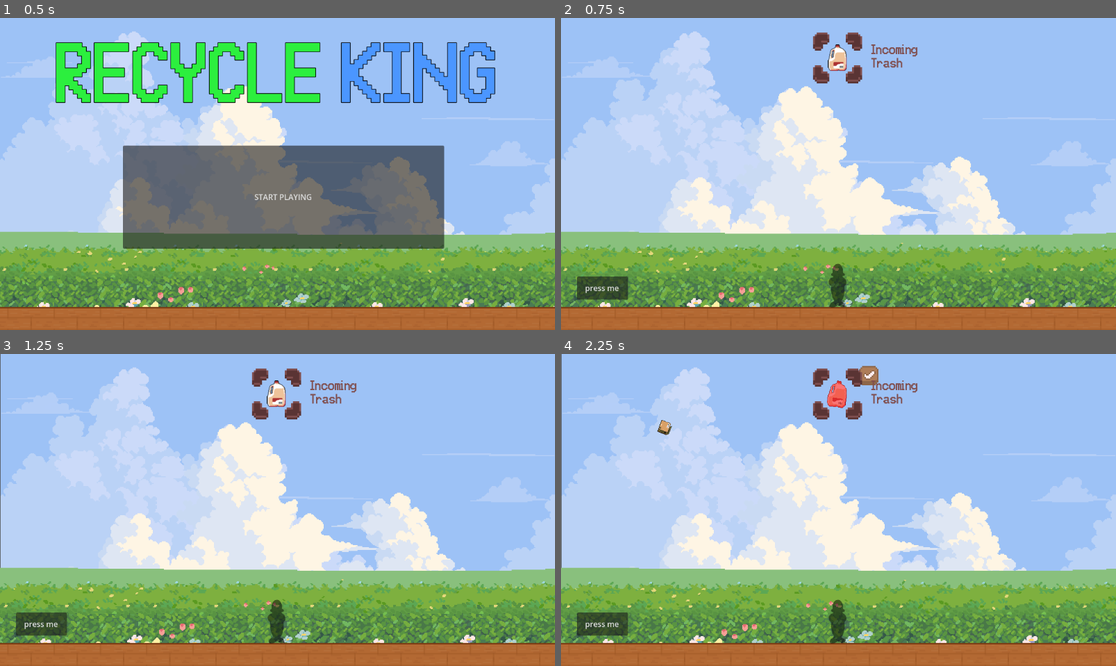
Above: before the commit, frames 1-4 (two rows, left to right).
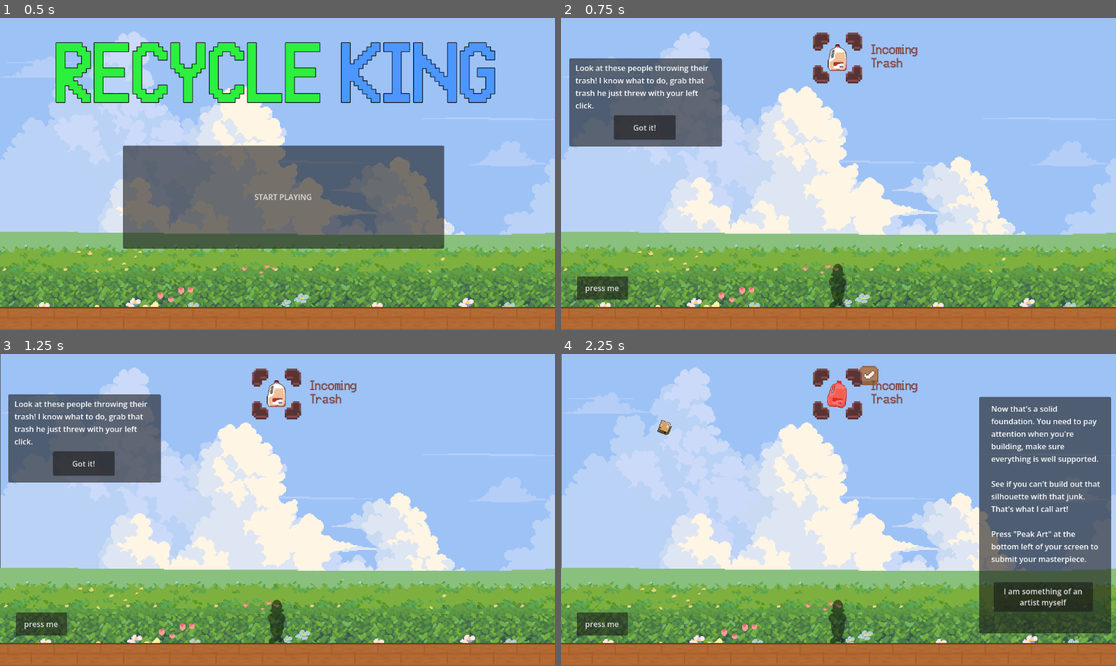
Above: after the commit, the same moments.

Repository: funkymonkeysgames/lame-jam-59
Game: Godot game, scene res://Scenes/main.tscn
The game is run twice, just before and just after one commit, with the same random seed, the same clock (stepped at 60 frames per second) and the same inputs.
Inputs (mouse positions are in pixels of both pictures, inside the frame that each line leads up to):
- Up to frame 1 (0.5 s): no input
- Up to frame 2 (0.75 s): click "START PLAYING" at 0.5 s
- Up to frame 3 (1.25 s): no input
- Up to frame 4 (2.25 s): click (838, 394) at 1.27 s; click (866, 375) at 2 s

Frame 1 is identical in both runs. In frame 2, 7.8% of the frame differs, in the area x 1-30%, y 12-42%; in frame 3, 7.8%; in frame 4, 18%, in the area x 75-100%, y 13-90%.

Commit message:
first couple tutorial boxes

Diff:
--- a/Scenes/main.tscn
+++ b/Scenes/main.tscn
@@ -5,6 +5,8 @@
 [ext_resource type="PackedScene" uid="uid://gagkmr2exnfs" path="res://Scenes/Silhouettes/silhouette_manager.tscn" id="2_h1bgf"]
 [ext_resource type="Script" uid="uid://di3ad1sghrct5" path="res://Scripts/neighbour_manager.gd" id="2_jjvhh"]
 [ext_resource type="PackedScene" uid="uid://ccglcr6p2if0w" path="res://Scenes/tetris_spawner.tscn" id="3_8gbba"]
+[ext_resource type="Script" uid="uid://b4hy7vd5jw7fd" path="res://Scripts/tutorial_ui.gd" id="3_cbgmd"]
+[ext_resource type="Script" uid="uid://b4ibutrjluh7o" path="res://Scripts/tutorial_panel.gd" id="4_1w6v2"]
 [ext_resource type="Texture2D" uid="uid://dnodbo2fvoqud" path="res://Assets/background/Floor/2.png" id="4_kry3j"]
 [ext_resource type="Texture2D" uid="uid://brac6qs81s5tq" path="res://Assets/background/Floor/3.png" id="5_21xkr"]
 [ext_resource type="Texture2D" uid="uid://l6tkkro3xkcj" path="res://Assets/background/Sky/1.png" id="6_344ge"]
@@ -264,7 +266,7 @@
 font_size = 24
 font_color = Color(0.5019608, 0.30980393, 0.30980393, 1)
 
-[node name="Main" type="Node" unique_id=1760907832 node_paths=PackedStringArray("title_screen", "floor", "background", "music_player", "ui2", "silhouettemanager", "tetris_spawner", "objects_list", "button", "sfx")]
+[node name="Main" type="Node" unique_id=1760907832 node_paths=PackedStringArray("title_screen", "floor", "background", "music_player", "ui2", "silhouettemanager", "tetris_spawner", "objects_list", "button", "sfx", "tutorial_ui")]
 script = ExtResource("1_cbgmd")
 title_screen = NodePath("title_screen")
 floor = NodePath("Floor")
@@ -276,6 +278,7 @@
 objects_list = NodePath("ObjectsList")
 button = NodePath("Button")
 sfx = NodePath("SFX")
+tutorial_ui = NodePath("Tutorial UI")
 
 [node name="title_screen" type="Control" parent="." unique_id=1231648412]
 layout_mode = 3
@@ -463,7 +466,6 @@
 visible = false
 finish_button = NodePath("../Button")
 objects_list = NodePath("../ObjectsList")
-current_level_idx = 1
 
 [node name="TetrisSpawner" parent="." unique_id=464145678 node_paths=PackedStringArray("objects_list") instance=ExtResource("3_8gbba")]
 visible = false
@@ -473,6 +475,129 @@
 visible = false
 script = ExtResource("18_ee4r6")
 audio_streams = NodePath("../SFX")
+
+[node name="Tutorial UI" type="Control" parent="." unique_id=1052365184]
+layout_mode = 3
+anchors_preset = 0
+offset_right = 40.0
+offset_bottom = 40.0
+mouse_filter = 1
+script = ExtResource("3_cbgmd")
+
+[node name="Tutorial1" type="Panel" parent="Tutorial UI" unique_id=1532706896]
+visible = false
+layout_mode = 0
+offset_left = 17.0
+offset_top = 84.0
+offset_right = 334.0
+offset_bottom = 267.0
+mouse_filter = 1
+script = ExtResource("4_1w6v2")
+
+[node name="Label" type="Label" parent="Tutorial UI/Tutorial1" unique_id=581813512]
+layout_mode = 0
+offset_left = 13.0
+offset_top = 8.0
+offset_right = 302.0
+offset_bottom = 109.0
+text = "Look at these people throwing their trash! I know what to do, grab that trash he just threw with your left click."
+autowrap_mode = 2
+
+[node name="Button" type="Button" parent="Tutorial UI/Tutorial1" unique_id=1417611089]
+layout_mode = 0
+offset_left = 93.0
+offset_top = 118.0
+offset_right = 221.0
+offset_bottom = 169.0
+text = "Got it!"
+
+[node name="Tutorial2" type="Panel" parent="Tutorial UI" unique_id=278454176]
+visible = false
+layout_mode = 0
+offset_left = 25.0
+offset_top = 151.0
+offset_right = 312.0
+offset_bottom = 385.0
+script = ExtResource("4_1w6v2")
+
+[node name="Label" type="Label" parent="Tutorial UI/Tutorial2" unique_id=981174207]
+layout_mode = 0
+offset_left = 13.0
+offset_top = 14.0
+offset_right = 281.0
+offset_bottom = 141.0
+text = "Let's build something meaningful out of this junk; turn it into gold.
+
+Move it to the ground near the silhouette then confirm it's position."
+autowrap_mode = 2
+
+[node name="Button" type="Button" parent="Tutorial UI/Tutorial2" unique_id=2079852270]
+layout_mode = 0
+offset_left = 41.0
+offset_top = 183.0
+offset_right = 230.0
+offset_bottom = 220.0
+text = "Placed and confirmed"
+
+[node name="Tutorial3" type="Panel" parent="Tutorial UI" unique_id=2081726444]
+visible = false
+layout_mode = 0
+offset_left = 868.0
+offset_top = 89.0
+offset_right = 1142.0
+offset_bottom = 580.0
+script = ExtResource("4_1w6v2")
+
+[node name="Label" type="Label" parent="Tutorial UI/Tutorial3" unique_id=1449204032]
+layout_mode = 0
+offset_left = 25.0
+offset_top = 13.0
+offset_right = 258.0
+offset_bottom = 166.0
+text = "Now that's a solid foundation. You need to pay attention when you're building, make sure everything is well supported.
+
+See if you can't build out that silhouette with that junk. That's what I call art!
+
+Press \"Peak Art\" at the bottom left of your screen to submit your masterpiece."
+autowrap_mode = 2
+
+[node name="Button" type="Button" parent="Tutorial UI/Tutorial3" unique_id=178997663]
+layout_mode = 0
+offset_left = 30.0
+offset_top = 385.0
+offset_right = 236.0
+offset_bottom = 446.0
+text = "I am something of an artist myself"
+autowrap_mode = 2
+
+[node name="Tutorial4" type="Panel" parent="Tutorial UI" unique_id=1583104643]
+visible = false
+layout_mode = 0
+offset_left = 28.0
+offset_top = 190.0
+offset_right = 295.0
+offset_bottom = 519.0
+script = ExtResource("4_1w6v2")
+
+[node name="Label" type="Label" parent="Tutorial UI/Tutorial4" unique_id=1533526202]
+layout_mode = 0
+offset_left = 13.0
+offset_top = 13.0
+offset_right = 250.0
+offset_bottom = 140.0
+text = "Not bad for a newbie. Here are some pointers:
+- With Q/E you can rotate your junk to better fit your magnum opus
+
+Try to get a better score with the next one!"
+autowrap_mode = 2
+
+[node name="Button" type="Button" parent="Tutorial UI/Tutorial4" unique_id=1672612231]
+layout_mode = 0
+offset_left = 43.0
+offset_top = 236.0
+offset_right = 194.0
+offset_bottom = 286.0
+text = "It's rotating time"
 
 [node name="Button" type="Button" parent="." unique_id=709874671]
 visible = false
@@ -505,8 +630,14 @@
 volume_db = -6.009
 
 [connection signal="button_down" from="title_screen/StartButton" to="." method="_on_start_button_button_down"]
+[connection signal="button_down" from="title_screen/StartButton" to="Tutorial UI" method="_on_start_button_button_down"]
 [connection signal="timeout" from="Background/Floor2/Timer" to="Background/Floor2/AnimatedSprite2D2" method="_on_timer_timeout"]
 [connection signal="timeout" from="Background/Sky/Timer" to="Background/Sky" method="_on_timer_timeout"]
+[connection signal="level_resetted" from="SilhouetteManager" to="ObjectsList" method="_on_silhouette_manager_level_resetted"]
 [connection signal="child_entered_tree" from="ObjectsList" to="ObjectsList" method="_on_child_entered_tree"]
+[connection signal="child_entered_tree" from="ObjectsList" to="Tutorial UI" method="_on_objects_list_child_entered_tree"]
+[connection signal="visibility_changed" from="Tutorial UI/Tutorial2" to="Tutorial UI/Tutorial1" method="_on_tutorial_2_visibility_changed"]
+[connection signal="visibility_changed" from="Tutorial UI/Tutorial3" to="Tutorial UI/Tutorial2" method="_on_tutorial_3_visibility_changed"]
+[connection signal="visibility_changed" from="Tutorial UI/Tutorial4" to="Tutorial UI/Tutorial3" method="_on_tutorial_4_visibility_changed"]
 [connection signal="button_down" from="Button" to="SilhouetteManager" method="_on_finish_button_button_down"]
 [connection signal="button_down" from="Button" to="ObjectsList" method="_on_result_button_button_down"]
--- a/Scripts/block.gd
+++ b/Scripts/block.gd
@@ -29,6 +29,7 @@
 signal block_missed
 signal neighbour_entered
 signal rotated
+signal TUTO
 
 func _ready() -> void:
 	# drag button
--- a/Scripts/main.gd
+++ b/Scripts/main.gd
@@ -10,6 +10,7 @@
 @export var objects_list: Node2D
 @export var button: Button
 @export var sfx: Node
+@export var tutorial_ui: Control
 
 # Called when the node enters the scene tree for the first time.
 func _ready() -> void:
@@ -24,6 +25,7 @@
 func _on_start_button_button_down() -> void:
 	title_screen.visible = false
 	title_screen.process_mode = Node.PROCESS_MODE_DISABLED
+	tutorial_ui.visible = true
 	floor.visible = true
 	background.visible = true
 	ui2.visible = true
--- a/Scripts/objects_list.gd
+++ b/Scripts/objects_list.gd
@@ -31,3 +31,9 @@
 
 func _on_rotated() -> void:
 	audio_streams.get_node("Rotate").play()
+
+
+func _on_silhouette_manager_level_resetted() -> void:
+	for n in get_children():
+		remove_child(n)
+		n.queue_free()
--- /dev/null
+++ b/Scripts/tutorial_panel.gd
@@ -0,0 +1,21 @@
+extends Panel
+
+
+# Called when the node enters the scene tree for the first time.
+func _ready() -> void:
+	get_node("Button").button_down.connect(_on_button_down)
+
+func _on_button_down() -> void:
+	visible = false
+
+
+func _on_tutorial_2_visibility_changed() -> void:
+	visible = false
+
+
+func _on_tutorial_3_visibility_changed() -> void:
+	visible = false
+
+
+func _on_tutorial_4_visibility_changed() -> void:
+	visible = false
--- /dev/null
+++ b/Scripts/tutorial_ui.gd
@@ -0,0 +1,42 @@
+extends Control
+
+@onready var first_item_grabbed: bool = false
+@onready var first_item_connected: bool = false
+@onready var first_item_placed: bool = false
+@onready var first_level_beat: bool = false
+
+
+
+# Called when the node enters the scene tree for the first time.
+func _ready() -> void:
+	get_parent().get_node("TetrisSpawner").get_child(0).get_child(0).get_child(0).button_down.connect(_on_item_grabbed)
+	get_parent().get_node("SilhouetteManager").get_node("Panel").get_node("Next level").button_down.connect(_on_first_level_pass)
+
+
+
+func _on_start_button_button_down() -> void:
+	get_node("Tutorial1").visible = true
+
+func _on_item_grabbed() -> void:
+	if not first_item_grabbed:
+		first_item_grabbed = true
+		get_node("Tutorial2").visible = true
+
+func _on_neighbour_entered() -> void:
+	if not first_item_placed:
+		first_item_placed = true
+		get_node("Tutorial3").visible = true
+
+func _on_first_level_pass() -> void:
+	if not first_level_beat:
+		first_level_beat = true
+		get_node("Tutorial4").visible = true
+
+
+func _on_objects_list_child_entered_tree(node: Node) -> void:
+	if not first_item_connected:
+		print("connecting")
+		first_item_connected = true
+		var object:Block = get_parent().get_node("ObjectsList").get_child(0)
+		await object.ready
+		object.confirmation_button.button_down.connect(_on_neighbour_entered)
Not shown, added: Scripts/tutorial_panel.gd.uid
Not shown, added: Scripts/tutorial_ui.gd.uid
